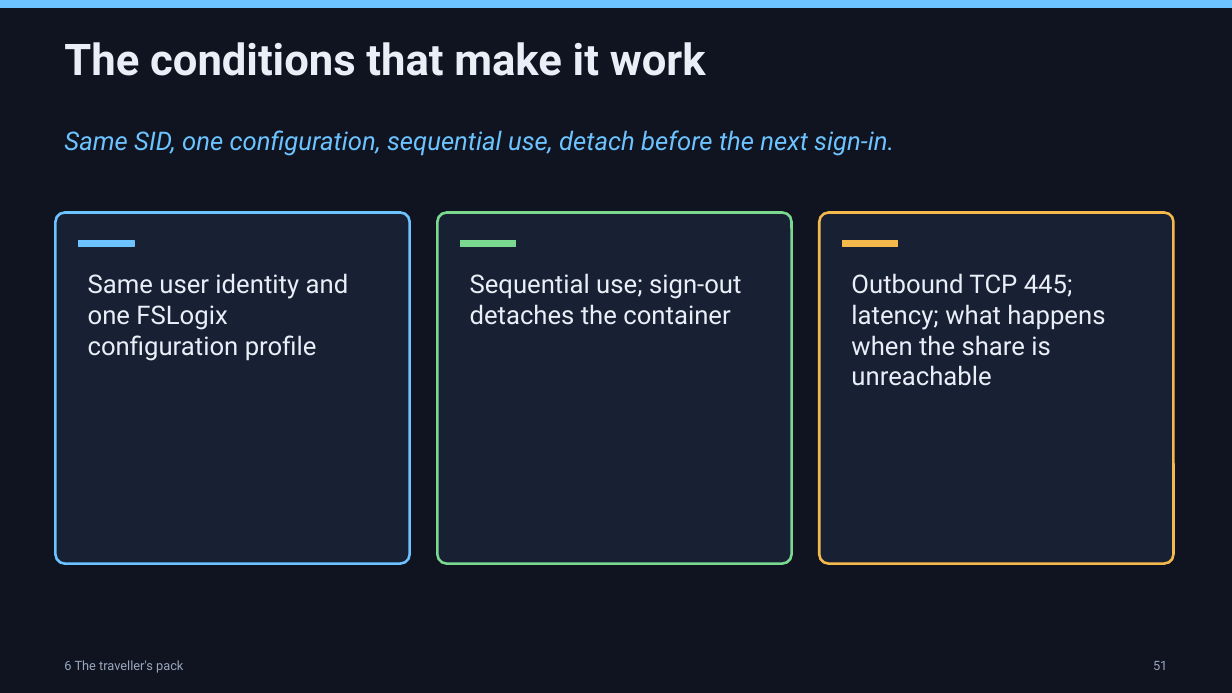
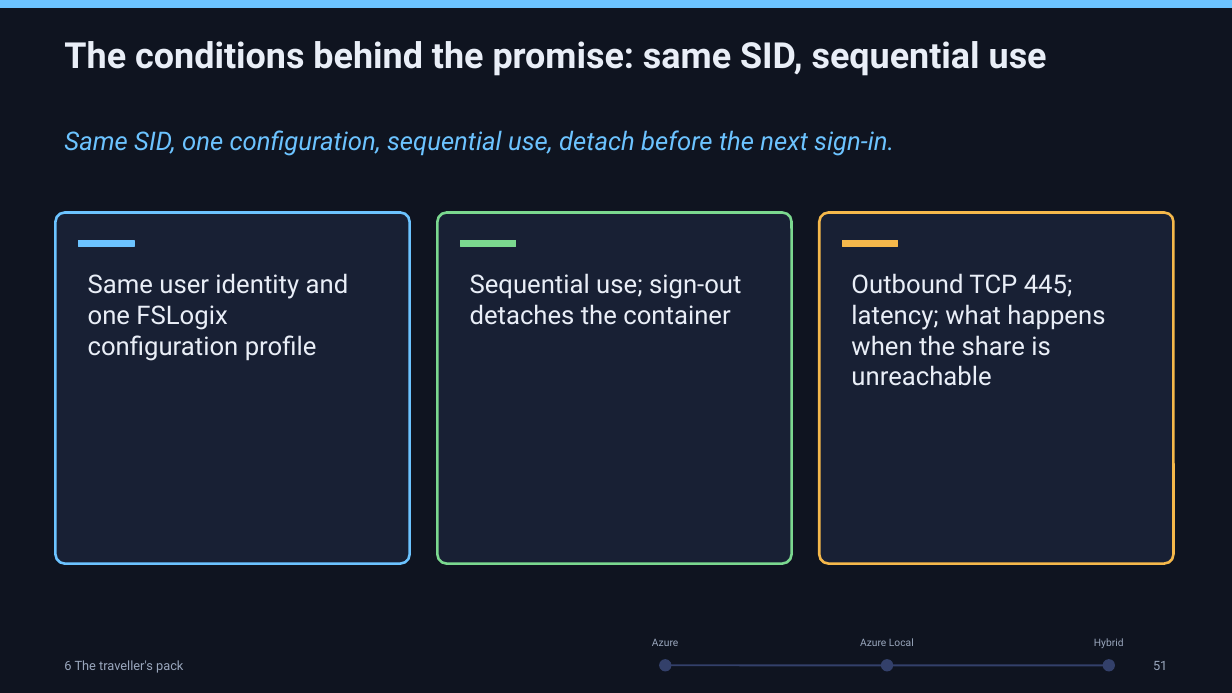
Before and after one commit to thisismydemo/nic2026_avd, a slide deck: slide 58 of presentation/AVD_Anywhere_NIC2026.pptx. Drawn at 1232x693 pixels with LibreOffice and Linux fonts; fonts in the diff are those of the drawing. Boxes give left, top, right and bottom in pixels: in the first picture for what was removed or moved away, otherwise in the second. Text is boxed around its words. In the diff, an @@ line names an element or a change of style, - is before the commit and + after.

```diff
--- a/presentation/AVD_Anywhere_NIC2026.pptx
+++ b/presentation/AVD_Anywhere_NIC2026.pptx
@@ text at [64,41,1047,76]: text changed; size 34 to 28 pt @@
-The conditions that make it work
+The conditions behind the promise: same SID, sequential use
@@ text added at [652,639,678,646], 8 pt, text #9AA7BD @@
+Azure
@@ text added at [860,638,914,646], 8 pt, text #9AA7BD @@
+Azure Local
@@ text added at [1094,638,1124,648], 8 pt, text #9AA7BD @@
+Hybrid
@@ ellipse added at [660,660,671,671], fill #33406A, outline #33406A 1 pt @@
@@ line added from (665, 665) to (1109, 665), #33406A 1.5 pt @@
@@ ellipse added at [882,660,893,671], fill #33406A, outline #33406A 1 pt @@
@@ ellipse added at [1104,660,1115,671], fill #33406A, outline #33406A 1 pt @@
```
Also in this commit, not shown: 65 other slides changed.
